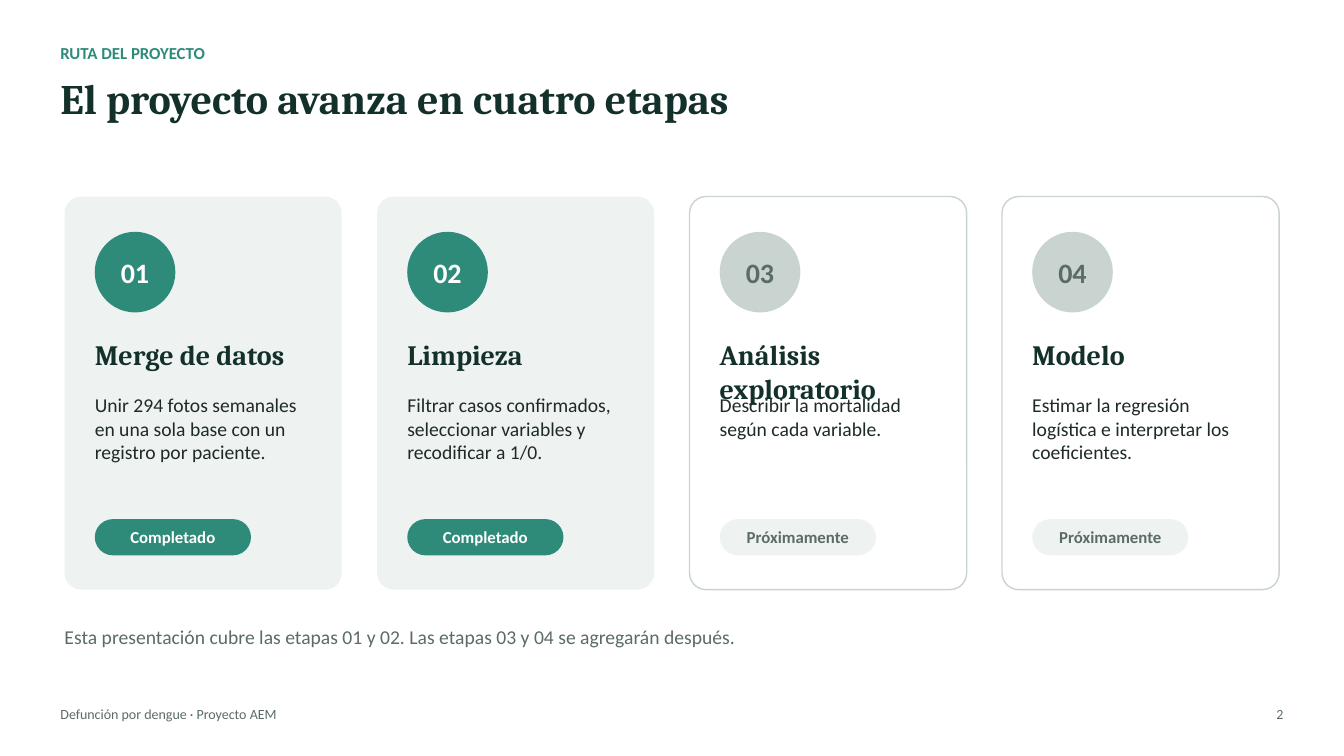
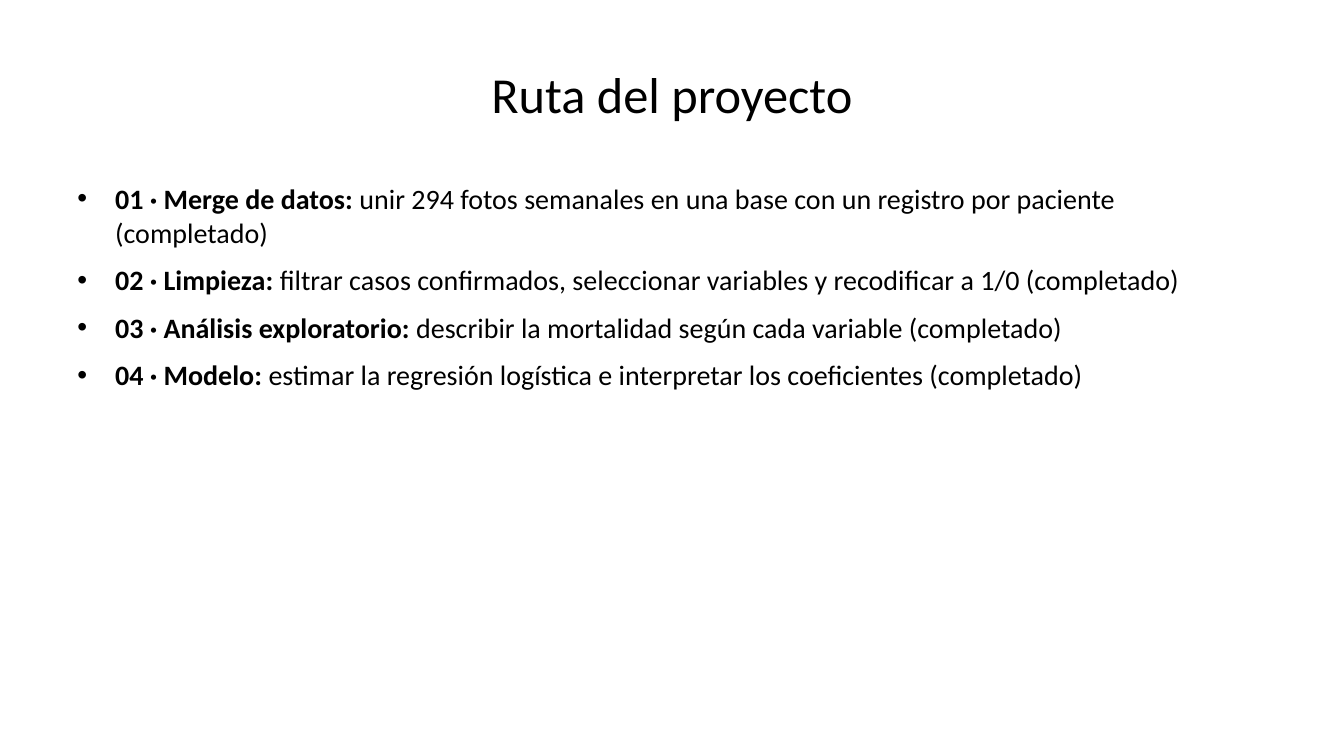
Before and after one commit to lbeltran-dev/Modelo-de-Regresion-Logistica-Para-Defuncion-Por-Dengue, a slide deck: slide 2 of presentacion/Presentacion_Dengue.pptx. Drawn at 1344x756 pixels with LibreOffice and Linux fonts; fonts in the diff are those of the drawing. Boxes give left, top, right and bottom in pixels: in the first picture for what was removed or moved away, otherwise in the second. Text is boxed around its words. In the diff, an @@ line names an element or a change of style, - is before the commit and + after.

```diff
--- a/presentacion/Presentacion_Dengue.pptx
+++ b/presentacion/Presentacion_Dengue.pptx
@@ title "Ruta del proyecto" at box(491, 78, 852, 121): vertical alignment top to middle @@
@@ text removed at box(60, 85, 729, 124) @@
-El proyecto avanza en cuatro etapas
@@ title at box(491, 78, 852, 121): text changed; size 12 to 36 pt; text colour #2E8B7A to #000000; bold off @@
-RUTA DEL PROYECTO
+Ruta del proyecto
@@ rounded rectangle removed at box(65, 197, 342, 590) @@
@@ text added at box(115, 189, 1179, 390), 20 pt, text #000000 @@
+• 01 · Merge de datos: unir 294 fotos semanales en una base con un registro por paciente (completado)
+• 02 · Limpieza: filtrar casos confirmados, seleccionar variables y recodificar a 1/0 (completado)
+• 03 · Análisis exploratorio: describir la mortalidad según cada variable (completado)
+• 04 · Modelo: estimar la regresión logística e interpretar los coeficientes (completado)
@@ rounded rectangle removed at box(377, 197, 654, 590) @@
@@ rounded rectangle removed at box(690, 197, 967, 590) @@
@@ rounded rectangle removed at box(1002, 197, 1279, 590) @@
@@ ellipse removed at box(95, 232, 175, 313) @@
-01
@@ ellipse removed at box(407, 232, 488, 313) @@
-02
@@ ellipse removed at box(720, 232, 801, 313) @@
-03
@@ ellipse removed at box(1032, 232, 1113, 313) @@
-04
@@ text removed at box(95, 345, 284, 371) @@
-Merge de datos
@@ text removed at box(407, 345, 522, 371) @@
-Limpieza
@@ text removed at box(720, 345, 876, 405) @@
-Análisis exploratorio
@@ text removed at box(1032, 345, 1124, 366) @@
-Modelo
@@ text removed at box(95, 398, 296, 463) @@
-Unir 294 fotos semanales en una sola base con un registro por paciente.
@@ text removed at box(407, 398, 611, 460) @@
-Filtrar casos confirmados, seleccionar variables y recodificar a 1/0.
@@ text removed at box(720, 396, 901, 440) @@
-Describir la mortalidad según cada variable.
@@ text removed at box(1032, 398, 1230, 459) @@
-Estimar la regresión logística e interpretar los coeficientes.
@@ rounded rectangle removed at box(95, 519, 251, 556) @@
-Completado
@@ rounded rectangle removed at box(407, 519, 564, 556) @@
-Completado
@@ rounded rectangle removed at box(720, 519, 876, 556) @@
-Próximamente
@@ rounded rectangle removed at box(1032, 519, 1189, 556) @@
-Próximamente
@@ text removed at box(64, 630, 735, 648) @@
-Esta presentación cubre las etapas 01 y 02. Las etapas 03 y 04 se agregarán después.
@@ text removed at box(60, 709, 277, 722) @@
-Defunción por dengue · Proyecto AEM
@@ text removed at box(1276, 710, 1283, 719) @@
-2
```
Also in this commit, not shown: 16 other slides changed, 27 slides added, 1 slide removed, 1 other file.
